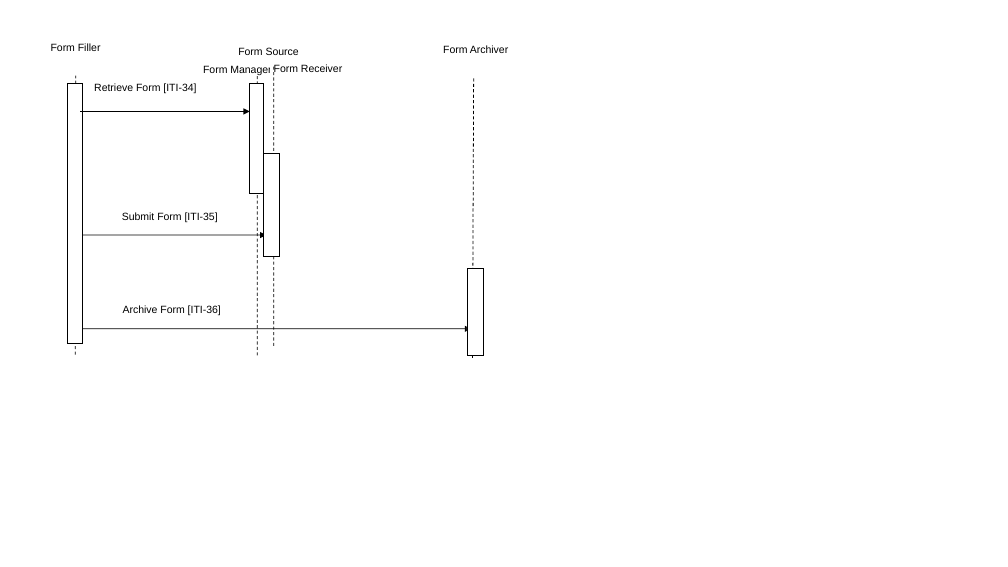
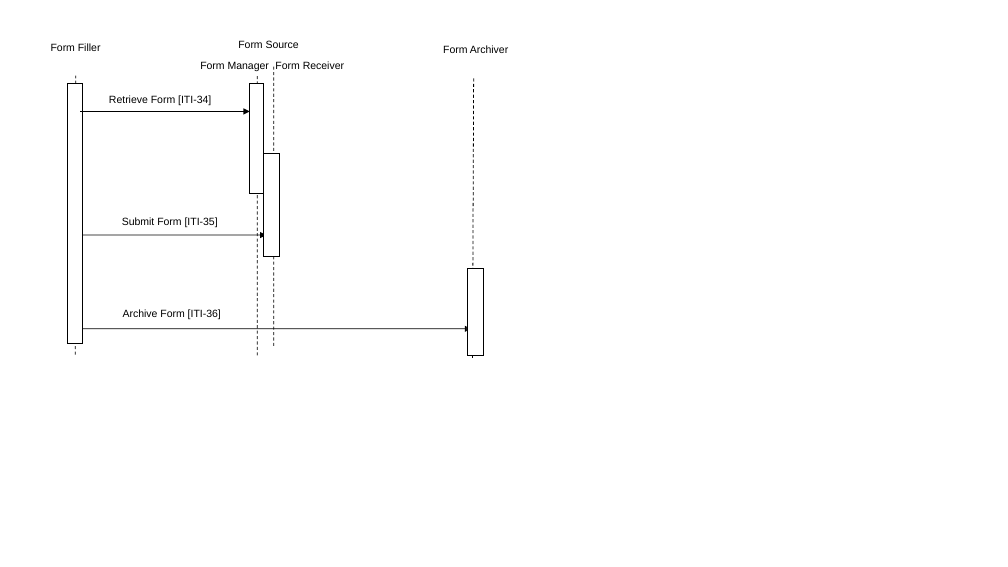
Before and after one commit to IHE/publications, a slide deck: slide 1 of ITI/TF/Volume1/media/Figure_17.4-3.pptx. Drawn at 1008x567 pixels with LibreOffice and Linux fonts; fonts in the diff are those of the drawing. Boxes give left, top, right and bottom in pixels: in the first picture for what was removed or moved away, otherwise in the second. Text is boxed around its words. In the diff, an @@ line names an element or a change of style, - is before the commit and + after.

```diff
--- a/ITI/TF/Volume1/media/Figure_17.4-3.pptx
+++ b/ITI/TF/Volume1/media/Figure_17.4-3.pptx
@@ text "Form Manager": place and size @@
-text "Form Manager" at (203,65,271,75)
+text "Form Manager" at (200,61,269,71)
@@ text "Form Source": place and size @@
-text "Form Source" at (238,47,299,55)
+text "Form Source" at (238,40,299,48)
@@ text "Form Receiver" rewrapped from (270,62,346,88) to (275,61,344,69) @@
@@ text "Retrieve Form [ITI-34]": place and size @@
-text "Retrieve Form [ITI-34]" at (94,83,196,94)
+text "Retrieve Form [ITI-34]" at (109,95,211,106)
@@ text "Submit Form [ITI-35]": place and size @@
-text "Submit Form [ITI-35]" at (122,212,218,223)
+text "Submit Form [ITI-35]" at (122,217,218,228)
@@ rectangle "Archive Form [ITI-36]": place and size @@
-rectangle "Archive Form [ITI-36]" at (123,305,221,316)
+rectangle "Archive Form [ITI-36]" at (123,307,224,325)
```
Also in this commit, not shown: 25 other files.
